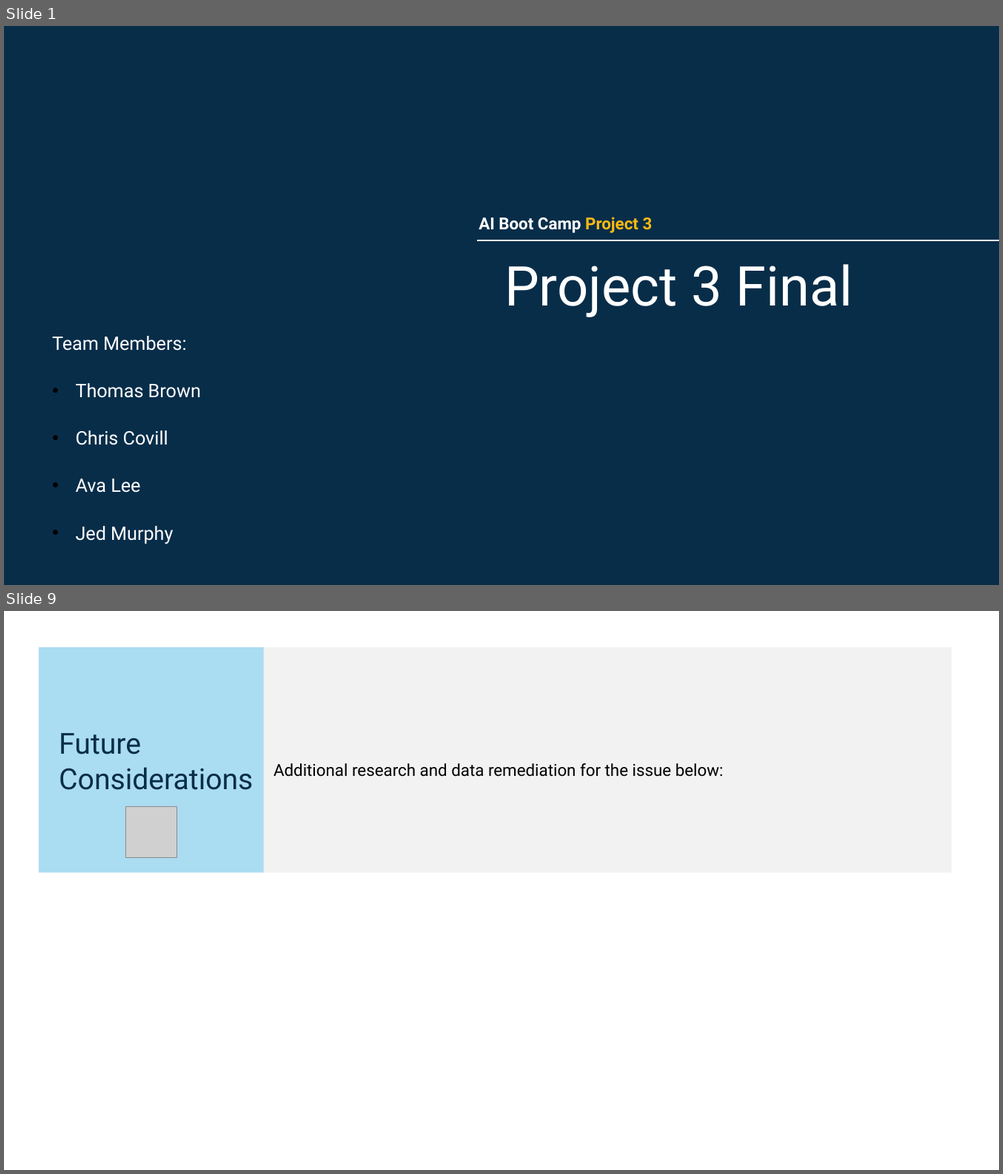
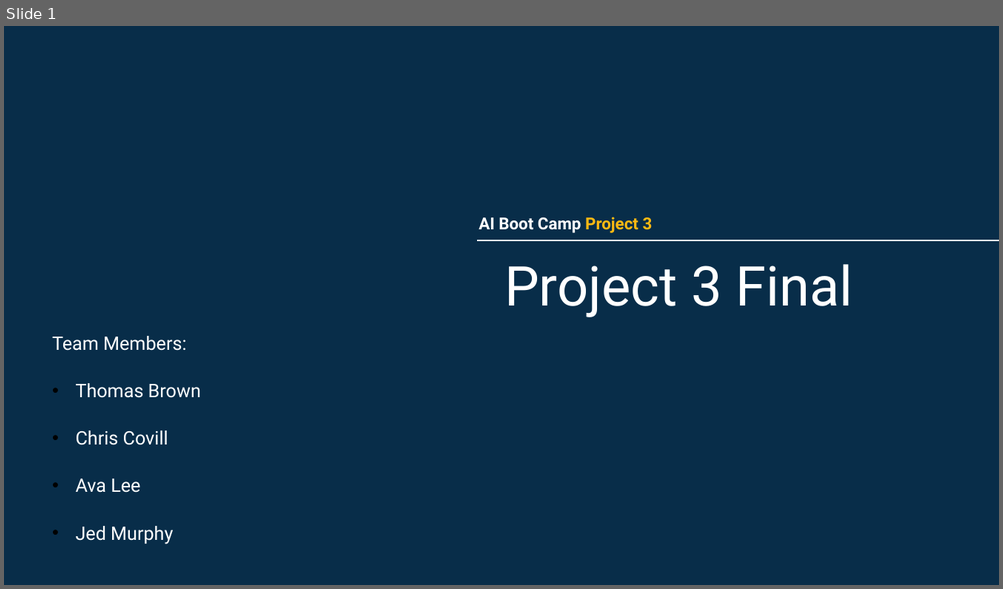
Before and after one commit to tbrown14611/Project_3_Final, a slide deck: Team_6_AI_Bootcamp_Project_3_Final.pptx. Shown one above the other, each under a label of ours: slides 1 and 9 before the commit, slide 1 after it; the slides between them are not shown. The pictures are 1003x1174 and 1003x589 pixels, drawn with LibreOffice and Linux fonts; fonts in the diff are those of the drawing; grey boxes stand for pictures. Boxes give left, top, right and bottom in pixels: in the first picture for what was removed or moved away, otherwise in the second. Text is boxed around its words. In the diff, an @@ line names an element or a change of style, - is before the commit and + after.

```diff
--- a/Team_6_AI_Bootcamp_Project_3_Final.pptx
+++ b/Team_6_AI_Bootcamp_Project_3_Final.pptx
@@ slide 9 removed at (4, 611, 999, 1170), background #FFFFFF @@
@@ rectangle removed at (39, 647, 264, 873) @@
@@ rectangle removed at (264, 647, 951, 873) @@
-Additional research and data remediation for the issue below:
@@ text removed at (59, 733, 253, 790) @@
-Future Considerations
@@ picture removed at (126, 807, 177, 858) @@
```
Also in this commit, not shown: 4 slides changed, 3 slides added, 3 other slides removed, 3 other files.
